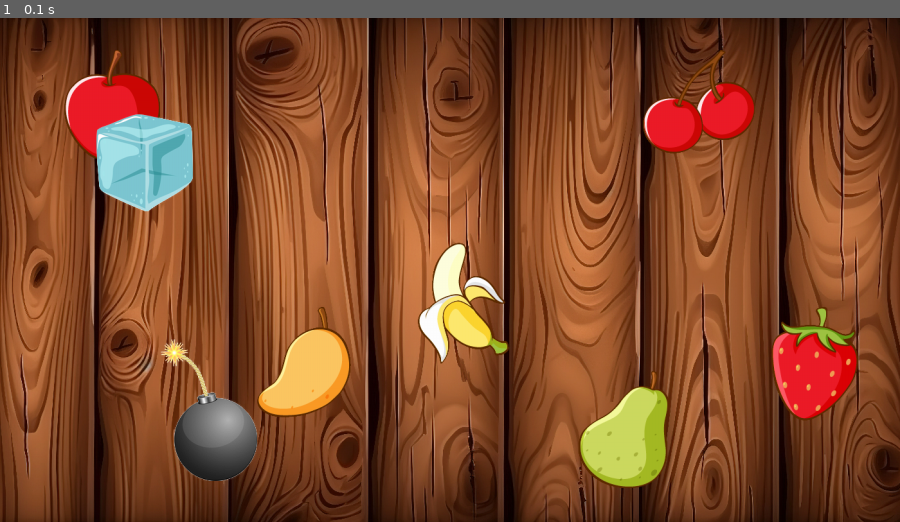
Above: before the commit, frame 1.
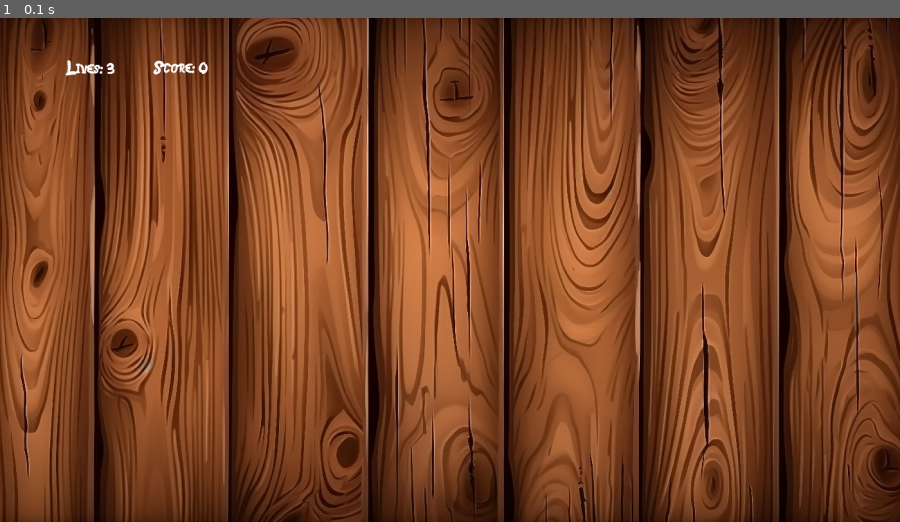
Above: after the commit, the same moment.

Repository: lorenzo-ottaviani/typing-game
Game: pygame game, started from main.py
Two runs of this game, one before a commit and one after it. Both use one fixed random seed, a clock stepped at 60 frames per second and the inputs below.
Inputs:
- Up to frame 1 (0.1 s): no input

The runs differ from the first frame. In frame 1, 11% of the frame differs, in the area x 7-96%, y 6-94%.

Commit message:
play_game() display lives and score

Diff:
--- a/functions/play_game.py
+++ b/functions/play_game.py
@@ -1,17 +1,28 @@
 from .init_pygame import *
 from .handle_key_press import handle_key_press
+from .draw_text import draw_text
 
 # Game variables
 score = 0
-lives = 3
+player_lives = 3
 objects = []
 frozen = False
 frozen_timer = 900  # 900 frames /60 = 15
 input_type = None
 # level = 1
 
+def draw_lives(display, x, y, player_lives, image) :
+    for i in range(player_lives) :
+        img = pygame.image.load(image)
+        img_rect = img.get_rect()       #gets the (x,y) coordinates of the cross icons (lives on the the top rightmost side)
+        img_rect.x = int(x + 35 * i)    #sets the next cross icon 35pixels awt from the previous one
+        img_rect.y = y                  #takes care of how many pixels the cross icon should be positioned from top of the screen
+        display.blit(img, img_rect)
+
 def play_game(event):
     # print("play game")
+    draw_text(f"Lives: {player_lives}", FONT, WHITE, 0.1 * WIDTH, 0.1 * HEIGHT)
+    draw_text(f"Score: {score}", FONT, WHITE, 0.2 * WIDTH, 0.1 * HEIGHT)
 
     # for event in pygame.event.get():
     if event.type == pygame.KEYDOWN:
--- a/main.py
+++ b/main.py
@@ -38,18 +38,10 @@
 
         elif game_state == "game":
             play_game(event)
-
-            SCREEN.blit(APPLE, (100, 50))
-            SCREEN.blit(BANANA, (650, 350))
-            SCREEN.blit(BOMB, (250, 500))
-            SCREEN.blit(CHERRY, (1000, 50))
-            SCREEN.blit(ICE_CUBE, (150, 150))
-            SCREEN.blit(MANGO, (400, 450))
-            SCREEN.blit(PEAR, (900, 550))
-            SCREEN.blit(STRAWBERRY, (1200, 450))
+            print(f"game state: {game_state}")
 
             loop += 1  # for testing
-        # print(f"end of loop {loop}") # for testing
+        print(f"end of loop {loop}") # for testing
 
     pygame.display.flip()
     clock.tick(60)
